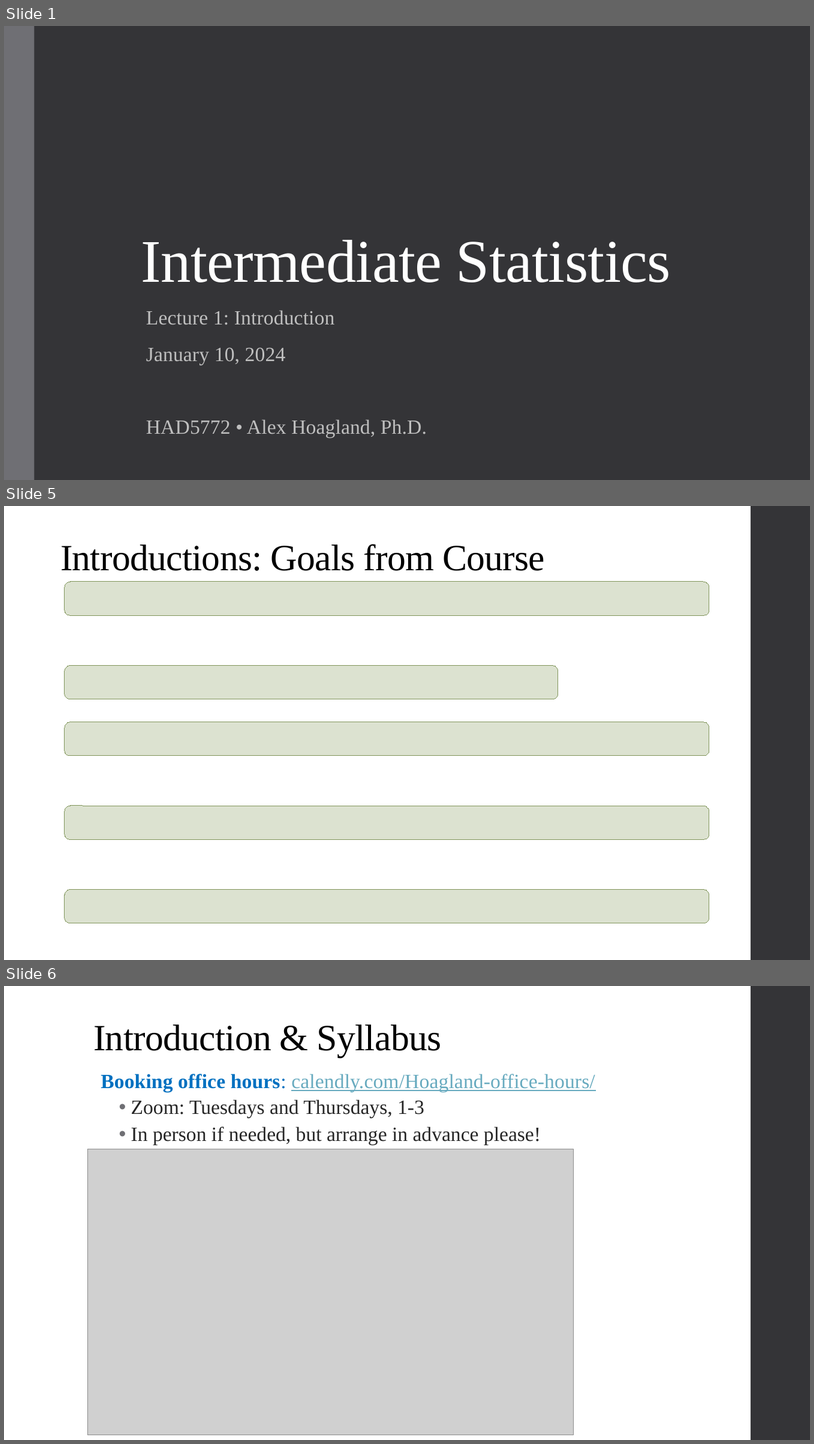
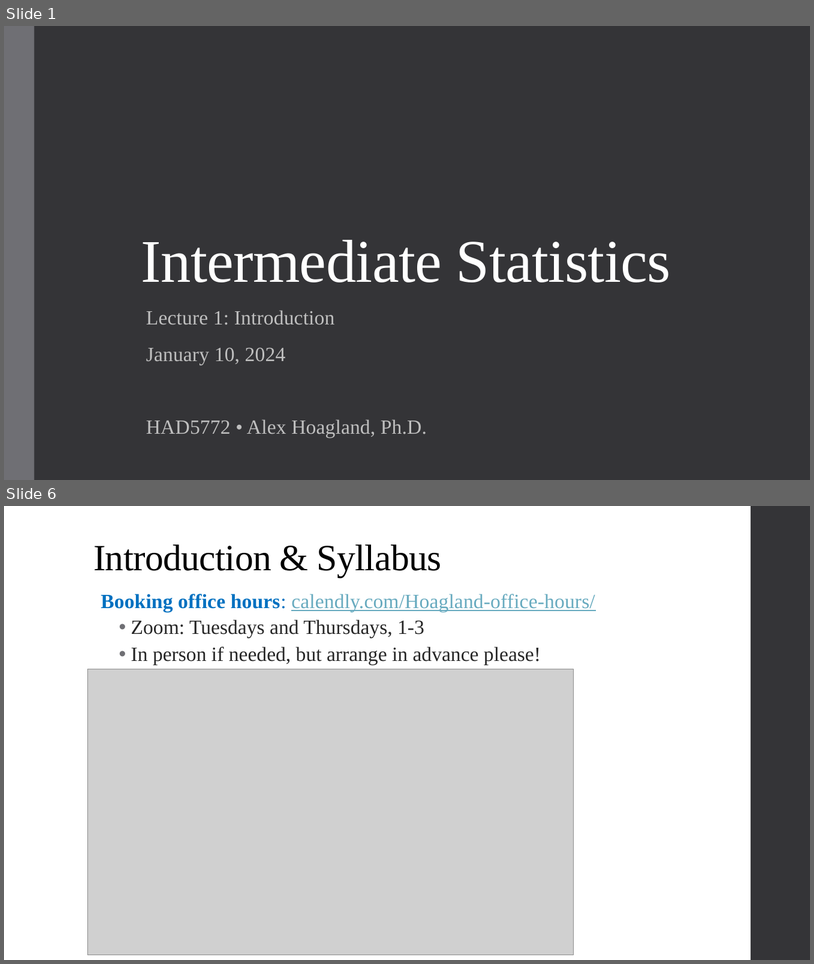
Before and after one commit to alex-hoagland/HAD5772, a slide deck: Lectures/Lecture01_Introduction/Lecture1_Intro.pptx. Shown one above the other, each under a label of ours: slides 1, 5 and 6 before the commit, slides 1 and 6 after it; the slides between them are not shown. The pictures are 814x1444 and 814x964 pixels, drawn with LibreOffice and Linux fonts; fonts in the diff are those of the drawing; grey boxes stand for pictures. Boxes give left, top, right and bottom in pixels: in the first picture for what was removed or moved away, otherwise in the second. Text is boxed around its words. In the diff, an @@ line names an element or a change of style, - is before the commit and + after.

```diff
--- a/Lectures/Lecture01_Introduction/Lecture1_Intro.pptx
+++ b/Lectures/Lecture01_Introduction/Lecture1_Intro.pptx
@@ slide 5 removed at (4, 506, 810, 960), background #FFFFFF; not listed: 1 template element that a slide beside it also shows @@
@@ title removed at (60, 544, 545, 571) @@
-Introductions: Goals from Course
@@ rounded rectangle removed at (65, 582, 710, 615) @@
@@ rounded rectangle removed at (65, 665, 559, 699) @@
@@ rounded rectangle removed at (65, 722, 710, 756) @@
@@ rounded rectangle removed at (65, 805, 710, 840) @@
@@ rounded rectangle removed at (65, 889, 710, 923) @@
```
Also in this commit, not shown: 5 slides changed, 3 slides added, 1 other slide removed, 3 other files.
